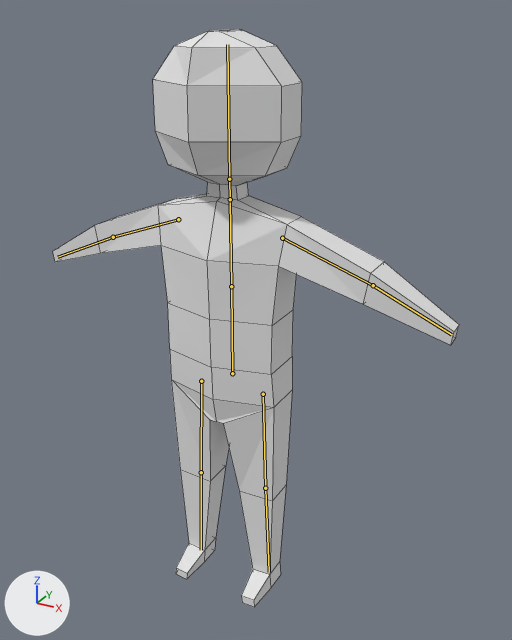
One commit to the Blender file 1_Playable/Assets/Models/Characters/childBlank_v1.blend: the scene before it, then after it.
Rendered twice from a 50 mm camera at (3.47, -5.8, 6.18) aimed at (0.29, -0.01, 3.28). Arrows for +X, +Y and +Z are at lower left; the lights stay in place. The bones that bend it are drawn over the model as lines. Mesh edges are drawn as thin lines.
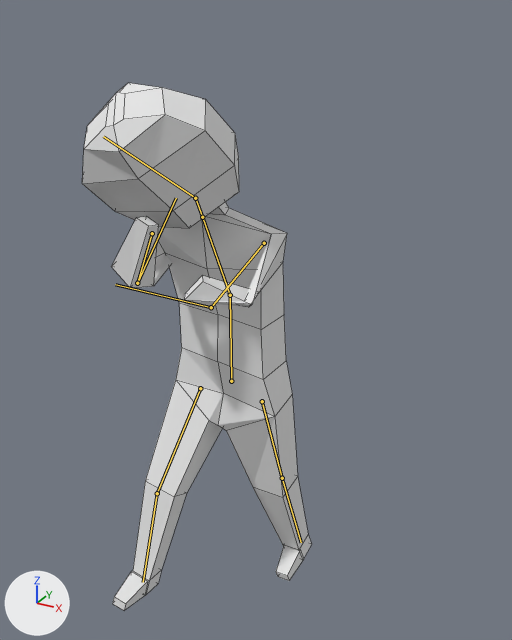
The newer file adds an action. The first version stands in its rest pose; the second is drawn at frame 0 of the action 'Eating'.

Changed parts and their boxes (x1, y1, x2, y2) in the pictures (512 x 640 px):
```json
{"object": "Cube", "change": "posed", "before": [53, 29, 459, 607], "after": [82, 83, 312, 610], "on screen": "43% narrower, 9% shorter"}
{"bone": "Stomach", "before": "(232, 373) to (231, 286)", "after": "(231, 381) to (230, 295)"}
{"bone": "Chest", "before": "(231, 286) to (230, 199)", "after": "(230, 295) to (202, 217)"}
{"bone": "Head", "before": "(229, 179) to (227, 44)", "after": "(195, 198) to (103, 136)"}
{"bone": "Bicep.R", "before": "(178, 219) to (113, 237)", "after": "(152, 233) to (137, 283)"}
{"bone": "Forearm.R", "before": "(113, 237) to (57, 257)", "after": "(137, 283) to (176, 198)"}
{"bone": "Bicep.L", "before": "(282, 238) to (373, 285)", "after": "(264, 243) to (211, 307)"}
{"bone": "Forearm.L", "before": "(373, 285) to (451, 334)", "after": "(211, 307) to (115, 284)"}
{"bone": "Thigh.L", "before": "(263, 394) to (265, 488)", "after": "(262, 401) to (282, 478)"}
{"bone": "Thigh.R", "before": "(201, 381) to (201, 472)", "after": "(200, 388) to (157, 493)"}
{"bone": "Calf.R", "before": "(201, 472) to (201, 550)", "after": "(157, 493) to (143, 582)"}
```

Scene script edits in JSON lines:
```json
{"block": "bone_stomach", "where": "bone_stomach = bpy.data.objects['Armature'].pose.bones['Stomach']"}
{"op": "set", "path": "bone_stomach.location", "old": "(0.0, 0.0, 0.0)", "new": "(0.0, -0.08, 0.02)"}
{"block": "bone_chest", "where": "bone_chest = bpy.data.objects['Armature'].pose.bones['Chest']  # child of 'Stomach'"}
{"op": "set", "path": "bone_chest.rotation_quaternion", "old": "(1.0, 0.0, 0.0, 0.0)", "new": "(0.986, 0.133, 0.034, 0.089)", "note": "degrees (0, 0, 0) -> degrees (16, 3, 11)"}
{"block": "bone_head", "where": "bone_head = bpy.data.objects['Armature'].pose.bones['Head']  # child of 'Bone.002'"}
{"op": "set", "path": "bone_head.rotation_quaternion", "old": "(1.0, 0.0, 0.0, 0.0)", "new": "(0.936, 0.307, 0.132, 0.106)", "note": "degrees (0, 0, 0) -> degrees (38, 11, 17)"}
{"block": "bone_bicep_r", "where": "bone_bicep_r = bpy.data.objects['Armature'].pose.bones['Bicep.R']  # child of 'Chest'"}
{"op": "set", "path": "bone_bicep_r.location", "old": "(0.0, 0.0, 0.0)", "new": "(0.18, -0.12, 0.1)"}
{"op": "set", "path": "bone_bicep_r.rotation_quaternion", "old": "(1.0, 0.0, 0.0, 0.0)", "new": "(0.515, 0.68, 0.244, 0.462)", "note": "degrees (0, 0, 0) -> degrees (93, -22, 61)"}
{"block": "bone_forearm_r", "where": "bone_forearm_r = bpy.data.objects['Armature'].pose.bones['Forearm.R']  # child of 'Bicep.R'"}
{"op": "set", "path": "bone_forearm_r.rotation_quaternion", "old": "(1.0, 0.0, 0.0, 0.0)", "new": "(0.738, -0.431, 0.104, 0.509)", "note": "degrees (0, 0, 0) -> degrees (-41, 36, 55)"}
{"block": "bone_bicep_l", "where": "bone_bicep_l = bpy.data.objects['Armature'].pose.bones['Bicep.L']  # child of 'Chest'"}
{"op": "set", "path": "bone_bicep_l.rotation_quaternion", "old": "(1.0, 0.0, 0.0, 0.0)", "new": "(0.638, 0.678, -0.211, -0.298)", "note": "degrees (0, 0, 0) -> degrees (90, 8, -42)"}
{"block": "bone_forearm_l", "where": "bone_forearm_l = bpy.data.objects['Armature'].pose.bones['Forearm.L']  # child of 'Bicep.L'"}
{"op": "set", "path": "bone_forearm_l.rotation_quaternion", "old": "(1.0, 0.0, 0.0, 0.0)", "new": "(0.437, -0.51, -0.733, -0.109)", "note": "degrees (0, 0, 0) -> degrees (26, -131, -81)"}
{"block": "bone_thigh_l", "where": "bone_thigh_l = bpy.data.objects['Armature'].pose.bones['Thigh.L']  # child of 'Stomach'"}
{"op": "set", "path": "bone_thigh_l.rotation_quaternion", "old": "(1.0, 0.0, 0.0, 0.0)", "new": "(0.99, -0.137, 0.018, 0.024)", "note": "degrees (0, 0, 0) -> degrees (-16, 2, 2)"}
{"block": "bone_thigh_r", "where": "bone_thigh_r = bpy.data.objects['Armature'].pose.bones['Thigh.R']  # child of 'Stomach'"}
{"op": "set", "path": "bone_thigh_r.rotation_quaternion", "old": "(1.0, 0.0, 0.0, 0.0)", "new": "(0.953, 0.298, -0.018, -0.052)", "note": "degrees (0, 0, 0) -> degrees (35, 0, -6)"}
{"block": "bone_calf_r", "where": "bone_calf_r = bpy.data.objects['Armature'].pose.bones['Calf.R']  # child of 'Thigh.R'"}
{"op": "set", "path": "bone_calf_r.rotation_quaternion", "old": "(1.0, 0.0, 0.0, 0.0)", "new": "(0.975, -0.013, 0.013, -0.222)", "note": "degrees (0, 0, 0) -> degrees (-2, 1, -26)"}
```
